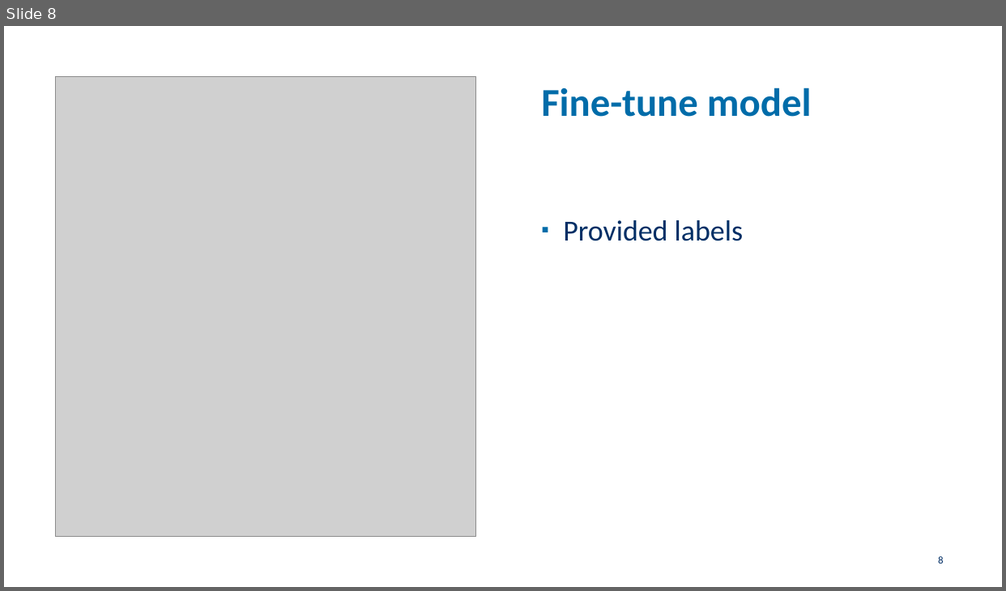
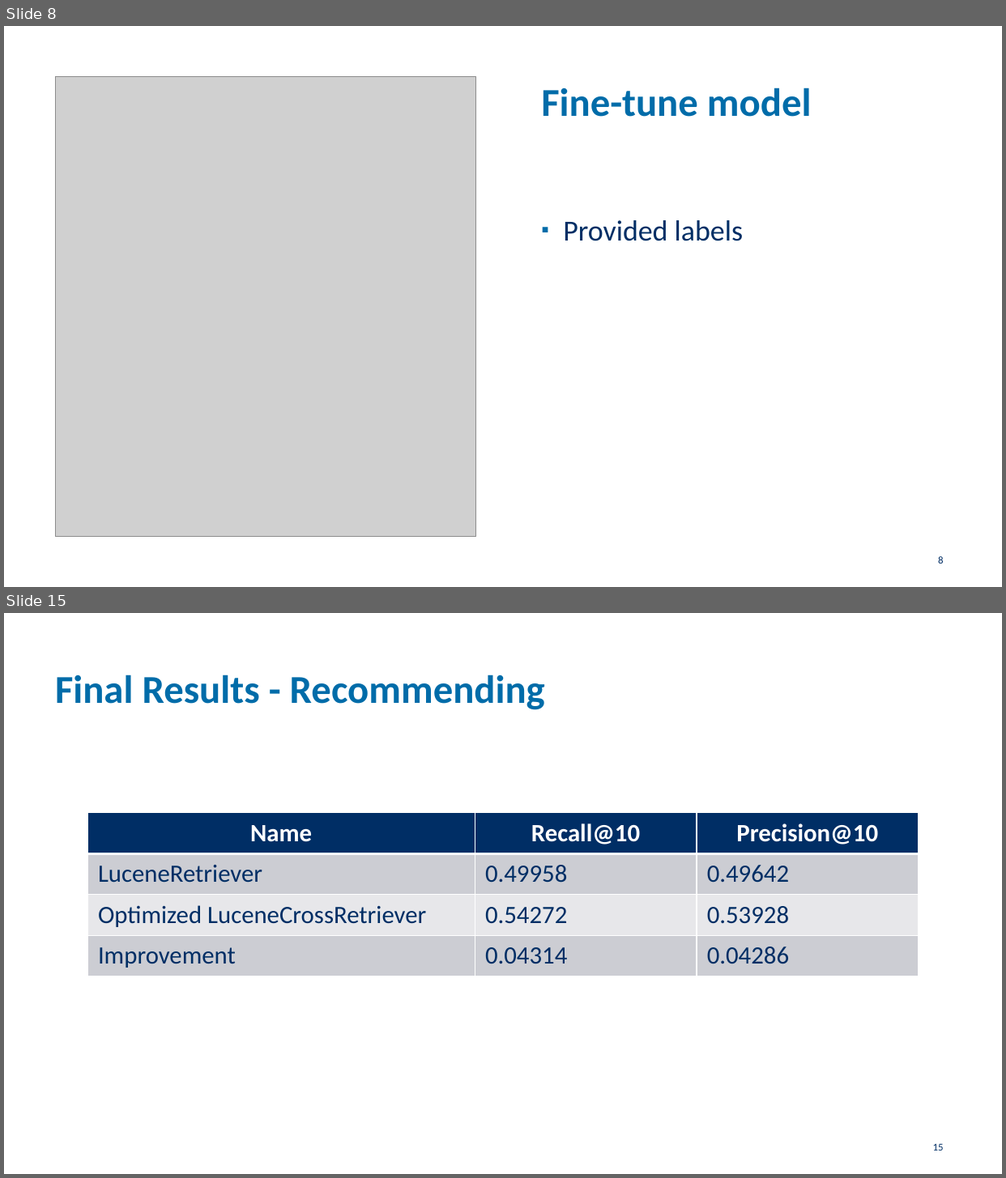
Before and after one commit to arnodeceuninck/neural-retrieval-bert, a slide deck: Information Retrieval.pptx. Shown one above the other, each under a label of ours: slide 8 before the commit, slides 8 and 15 after it; the slides between them are not shown. The pictures are 1006x591 and 1006x1178 pixels, drawn with LibreOffice and Linux fonts; fonts in the diff are those of the drawing; grey boxes stand for pictures; background and template pictures are left out. Boxes give left, top, right and bottom in pixels: in the first picture for what was removed or moved away, otherwise in the second. Text is boxed around its words. In the diff, an @@ line names an element or a change of style, - is before the commit and + after.

```diff
--- a/Information Retrieval.pptx
+++ b/Information Retrieval.pptx
@@ slide 15 added at bbox=[4, 613, 1002, 1174], background #FFFFFF @@
@@ title added at bbox=[55, 675, 545, 710], 38 pt, text #006CA9, bold @@
+Final Results - Recommending
@@ table added at bbox=[88, 813, 918, 974], 4 rows, 3 columns @@
+Name | Recall@10 | Precision@10
+LuceneRetriever | 0.49958 | 0.49642
+Optimized LuceneCrossRetriever | 0.54272 | 0.53928
+Improvement | 0.04314 | 0.04286
@@ page number added at bbox=[933, 1144, 944, 1151], 10 pt, text #002E65 @@
+15
```
Also in this commit, not shown: 1 slide changed, 7 other slides added, 2 slides removed.
